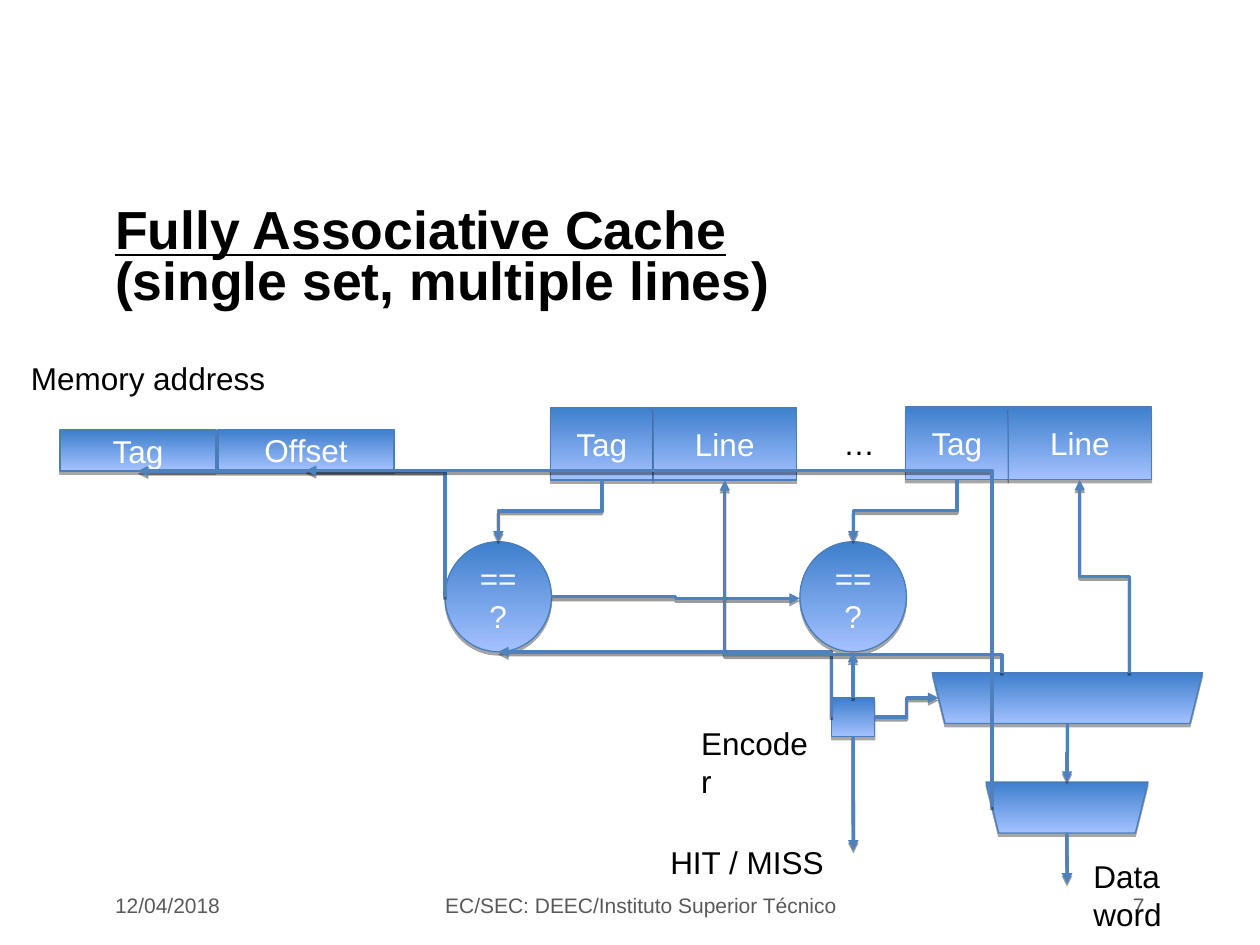
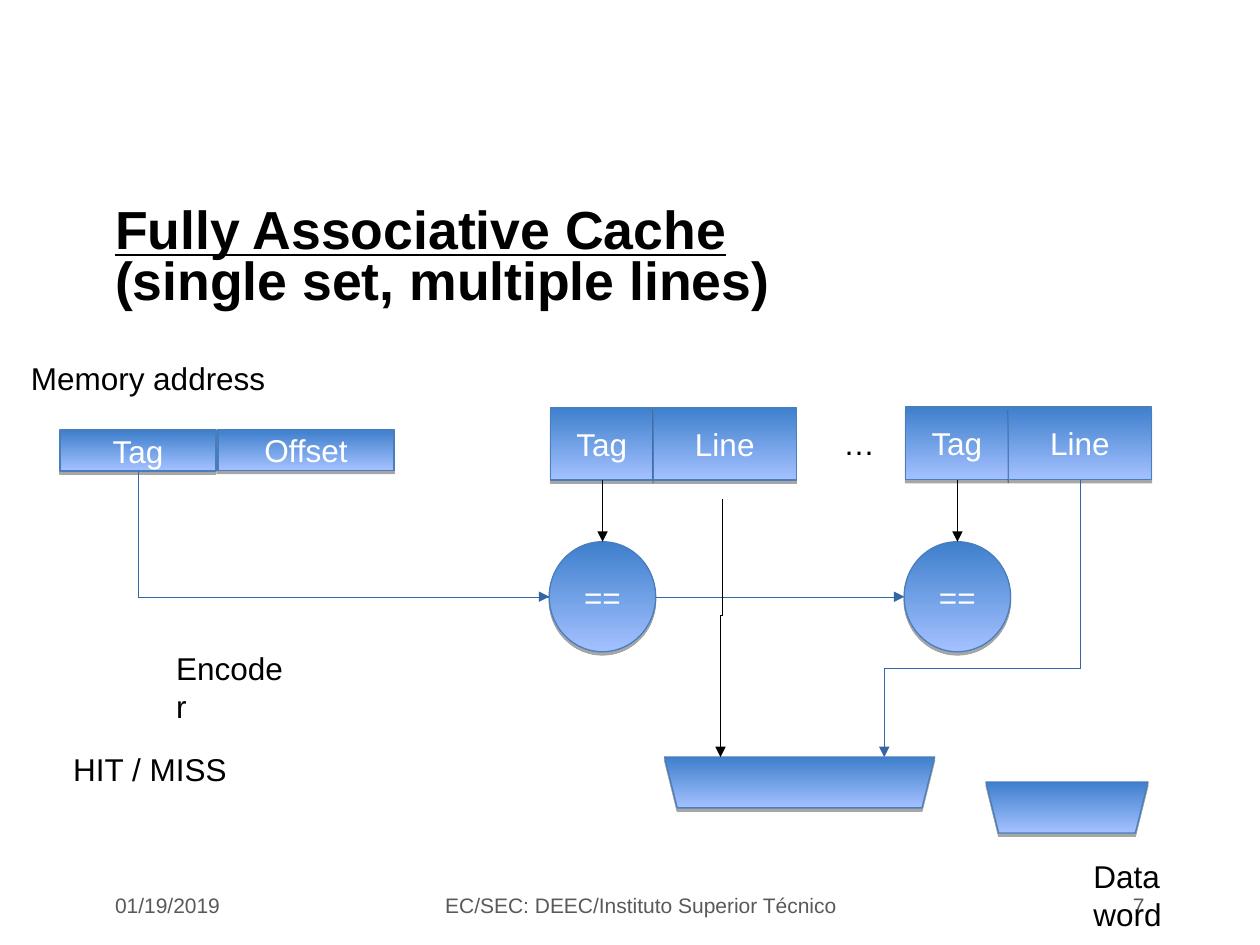
Before and after one commit to jjts/ist-sec, a slide deck: slide 7 of lectures/l20_cache/l20.odp. Drawn at 1260x945 pixels with LibreOffice and Linux fonts; fonts in the diff are those of the drawing; background and template pictures are left out. Boxes give left, top, right and bottom in pixels: in the first picture for what was removed or moved away, otherwise in the second. Text is boxed around its words. In the diff, an @@ line names an element or a change of style, - is before the commit and + after.

```diff
--- a/lectures/l20_cache/l20.odp
+++ b/lectures/l20_cache/l20.odp
@@ elbow arrow moved from (445, 597) - (137, 471) to (137, 471) - (549, 597) @@
@@ elbow arrow (137, 471) - (549, 597): stroke #4F81BD 2.01 pt to #3465A4 0 pt @@
@@ elbow arrow added from (139, 471) to (905, 597), #3465A4 0 pt @@
@@ elbow arrow removed from (992, 808) to (306, 470) @@
@@ elbow arrow removed from (602, 480) to (499, 542) @@
@@ elbow arrow added from (602, 480) to (602, 542), #000000 0 pt @@
@@ elbow arrow added from (722, 499) to (721, 757), #000000 0 pt @@
@@ elbow arrow removed from (1002, 673) to (724, 480) @@
@@ elbow arrow removed from (958, 480) to (853, 542) @@
@@ elbow arrow added from (1080, 480) to (885, 757), #3465A4 0 pt @@
@@ elbow arrow added from (956, 480) to (958, 542), #000000 0 pt @@
@@ elbow arrow removed from (1129, 673) to (1080, 480) @@
@@ ellipse "==" moved from (x1=445, y1=542, x2=551, y2=651) to (x1=549, y1=542, x2=655, y2=651) @@
@@ text in ellipse at (x1=549, y1=542, x2=655, y2=651): text changed @@
-==?
+==
@@ text in ellipse at (x1=905, y1=542, x2=1011, y2=651): text changed @@
-==?
+==
@@ ellipse "==" moved from (x1=800, y1=542, x2=906, y2=651) to (x1=905, y1=542, x2=1011, y2=651) @@
@@ elbow arrow removed from (552, 597) to (800, 598) @@
@@ text "Encoder" moved from (x1=689, y1=718, x2=832, y2=769) to (x1=164, y1=643, x2=306, y2=693) @@
@@ elbow arrow removed from (832, 717) to (498, 651) @@
@@ elbow arrow removed from (853, 698) to (853, 651) @@
@@ rectangle removed at (x1=980, y1=673, x2=1023, y2=712) @@
@@ rectangle removed at (x1=1109, y1=673, x2=1152, y2=712) @@
@@ rectangle removed at (x1=832, y1=698, x2=874, y2=737) @@
@@ elbow arrow removed from (874, 717) to (939, 698) @@
@@ text "HIT / MISS" moved from (x1=670, y1=852, x2=824, y2=875) to (x1=73, y1=759, x2=227, y2=782) @@
@@ arrow removed from (853, 737) to (853, 850) @@
@@ elbow arrow removed from (1067, 723) to (1067, 782) @@
@@ trapezoid moved from (x1=932, y1=673, x2=1202, y2=723) to (x1=664, y1=757, x2=934, y2=808) @@
@@ arrow removed from (1067, 833) to (1067, 883) @@
@@ text at (x1=115, y1=898, x2=220, y2=913): text changed @@
-12/04/2018
+01/19/2019
```
Also in this commit, not shown: 13 other slides changed.
